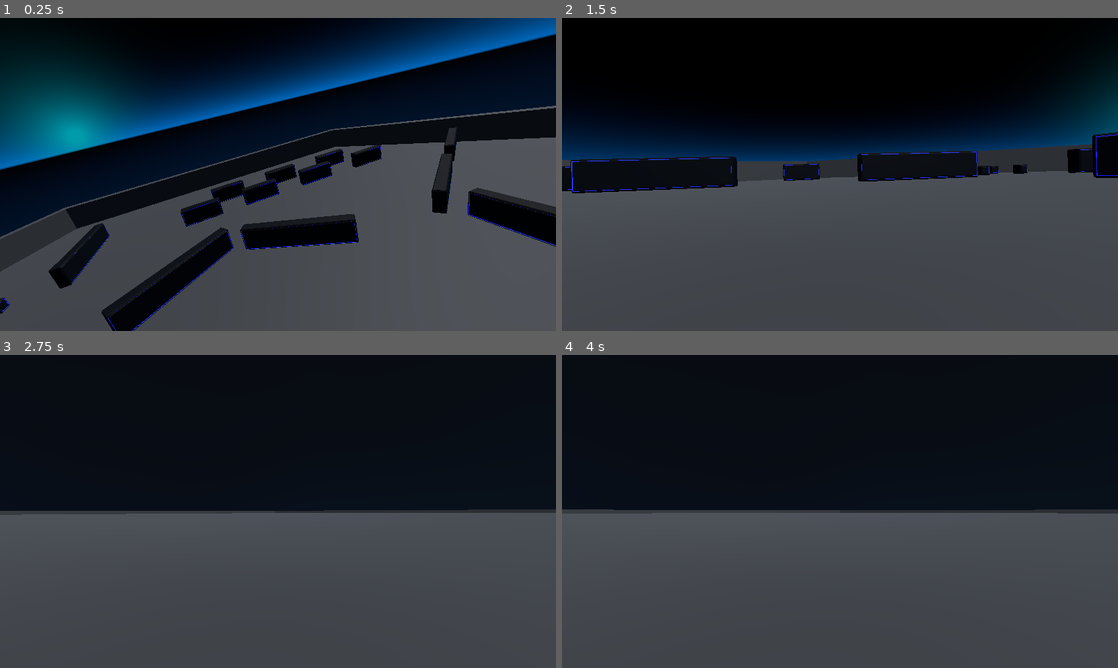
Above: before the commit, frames 1-4 (two rows, left to right).
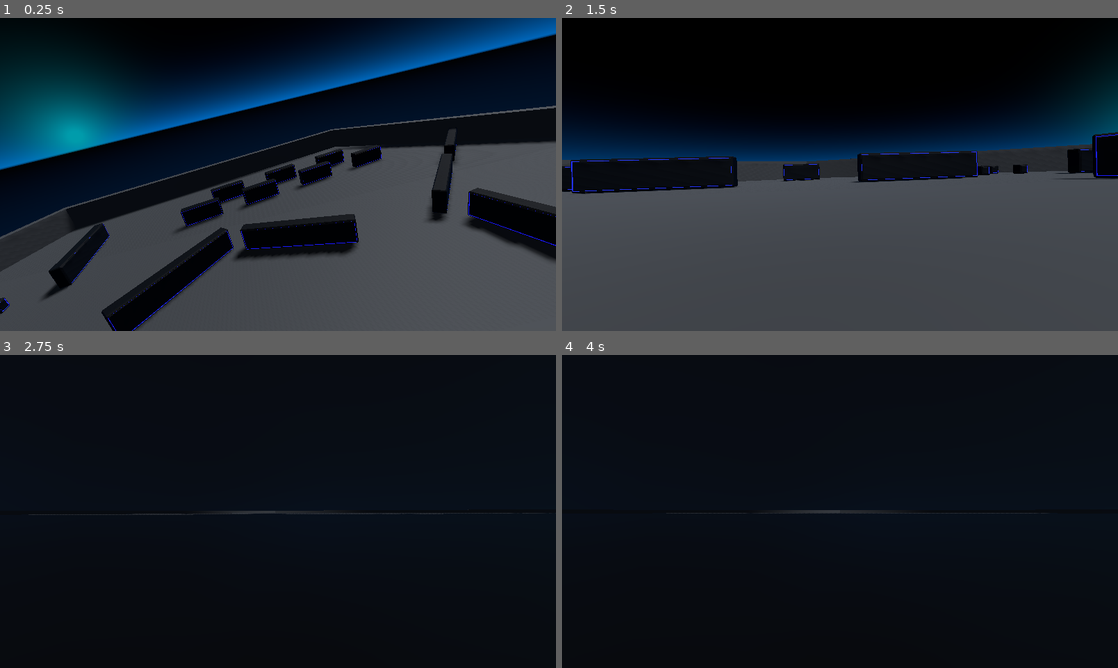
Above: after the commit, the same moments.

Repository: Joe676/Largely-Untitled-Tank-Game
Game: Godot game, scene res://Levels/Level.tscn
Two runs of this game, one before a commit and one after it. Both use one fixed random seed, a clock stepped at 60 frames per second and the inputs below. This scene is started directly instead of the project's main scene.
Inputs (mouse positions are in pixels of both pictures, inside the frame that each line leads up to):
- Up to frame 1 (0.25 s): no input
- Up to frame 2 (1.5 s): tap Enter at 0.5 s; move the mouse to (962, 158) at 0.52 s; hold D (Right) 0.53-1.25 s; click (962, 158) at 0.6 s; drag from (728, 190) to (812, 237) at 1.27 s
- Up to frame 3 (2.75 s): move the mouse to (333, 442) at 2.02 s; hold D (Right) from 2.03 s (still down); tap Alt at 2.1 s
- Up to frame 4 (4 s): release D (Right) at 2.75 s; drag from (812, 574) to (673, 464) at 2.77 s; tap Space at 3.5 s; move the mouse to (1006, 558) at 3.52 s; hold A (Left) from 3.53 s (still down); click (1006, 558) at 3.6 s

The runs differ from the first frame. In frame 1, 2.5% of the frame differs, in the area x 7-100%, y 34-100%; in frame 2, 0.2%; in frame 3, 50%; in frame 4, 50%, in the area x 0-100%, y 49-100%.

Commit message:
Level cleanup

Diff:
--- a/Godot Files/Levels/Level.gd
+++ b/Godot Files/Levels/Level.gd
@@ -10,7 +10,6 @@
 ]
 
 onready var camera_target = $CameraTarget
-var is_hooked = false
 
 const camera_target_displaycement = Vector3(0, 6, -10)
 
@@ -20,22 +19,17 @@
 	Global.move_players_to_spawnpoints(spawn_points)
 
 func _physics_process(_delta):
-	if not is_hooked:
-		hook_camera_to_player()
+	hook_camera_to_player()
 
 
 func hook_camera_to_player():
 	var current_player: KinematicBody = PersistentNodes.get_node(str(get_tree().get_network_unique_id()))
 	if current_player == null:
 		return
-	current_player.add_child(camera_target)
+
+	var player_position = current_player.global_translation
+
+	camera_target.global_transform = current_player.global_transform
 	camera_target.translate(camera_target_displaycement)
-	is_hooked = true
 
-
-	# var player_position = current_player.global_translation
-
-	# camera_target.global_transform = current_player.global_transform
-	# camera_target.translate(camera_target_displaycement)
-
-	# camera_target.look_at(player_position, Vector3.UP)
+	camera_target.look_at(player_position, Vector3.UP)
--- a/Godot Files/Levels/Level.tscn
+++ b/Godot Files/Levels/Level.tscn
@@ -217,6 +217,7 @@
 
 [node name="DirectionalLight" type="DirectionalLight" parent="."]
 transform = Transform( 0.965926, 0.12941, 0.224144, -0.258819, 0.482963, 0.836516, 0, -0.866025, 0.5, 0, 34, 0 )
+shadow_enabled = true
 
 [node name="DEBUG_BALL" type="MeshInstance" parent="."]
 visible = false
--- a/Godot Files/Player/Tank.tscn
+++ b/Godot Files/Player/Tank.tscn
@@ -113,12 +113,12 @@
 bullet_scene = ExtResource( 7 )
 
 [node name="Model" type="Spatial" parent="."]
-transform = Transform( 1, 0, 0, 0, 1, 0, 0, 0, 1, 0, 0.503214, 0 )
 
 [node name="Body" type="Spatial" parent="Model"]
 
 [node name="Body" type="MeshInstance" parent="Model/Body"]
 transform = Transform( 1, 0, 0, 0, 0.418434, 0, 0, 0, 1, 0, 0, 0 )
+cast_shadow = 0
 mesh = SubResource( 5 )
 skeleton = NodePath("../../..")
 
@@ -126,11 +126,13 @@
 
 [node name="Tower" type="MeshInstance" parent="Model/Head"]
 transform = Transform( 0.599963, 0, 0, 0, 0.209403, 0, 0, 0, 0.599963, 0, 0.289078, 0 )
+cast_shadow = 0
 mesh = SubResource( 6 )
 skeleton = NodePath("../../..")
 
 [node name="Barrel" type="MeshInstance" parent="Model/Head"]
 transform = Transform( 0.0928513, -0.00214554, -0.015245, 0.0152462, 0.00483356, 0.0928498, -0.000155811, -0.80561, 0.000597691, 0.00214554, 0.764786, -0.226006 )
+cast_shadow = 0
 mesh = SubResource( 7 )
 skeleton = NodePath("../../..")
 
@@ -138,7 +140,7 @@
 transform = Transform( -1, 0, -8.74228e-08, 0, 1, 0, 8.74228e-08, 0, -1, 0.00214554, 0.764786, -2.03857 )
 
 [node name="CollisionShape" type="CollisionShape" parent="."]
-transform = Transform( 1, 0, 0, 0, 1, 0, 0, 0, 1, 0, 0.757445, 0 )
+transform = Transform( 1, 0, 0, 0, 1, 0, 0, 0, 1, 0, 0.271099, 0 )
 shape = SubResource( 4 )
 
 [node name="NetworkTickRate" type="Timer" parent="."]
